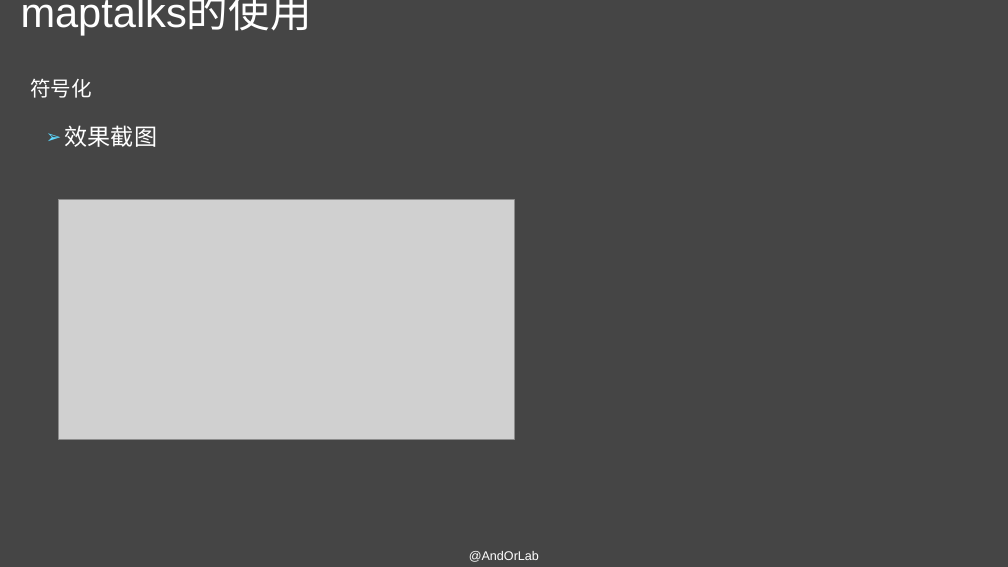
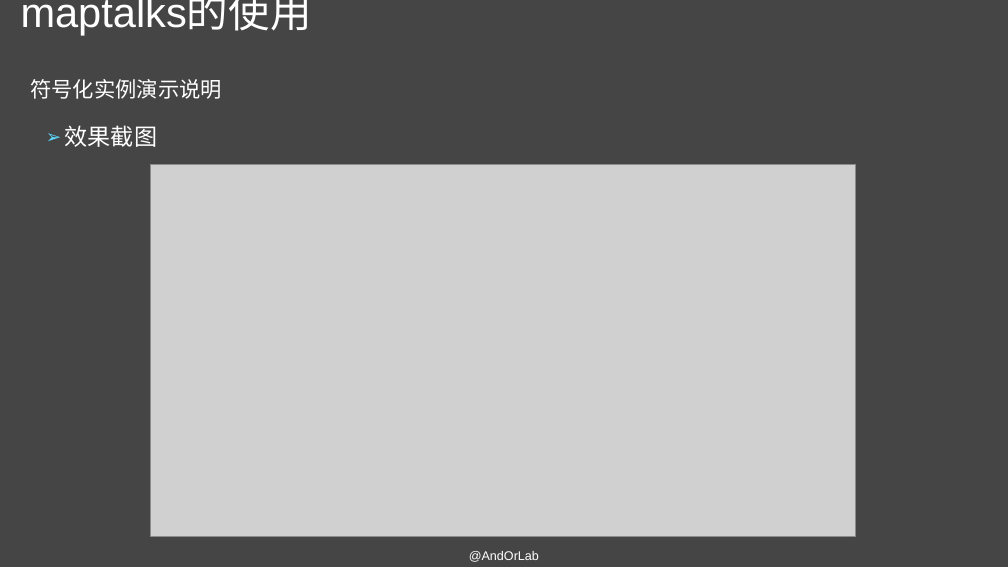
Before and after one commit to AndorLab/TodoList, a slide deck: slide 18 of contents/2018-11-14-杜秀秀/maptalks使用基础.pptx (slide 19 before the commit). Drawn at 1008x567 pixels with LibreOffice and Linux fonts; fonts in the diff are those of the drawing; grey boxes stand for pictures. Boxes give left, top, right and bottom in pixels: in the first picture for what was removed or moved away, otherwise in the second. Text is boxed around its words. In the diff, an @@ line names an element or a change of style, - is before the commit and + after.

Commit message:
maptlks使用基础PPT v2.0

```diff
--- a/contents/2018-11-14-杜秀秀/maptalks使用基础.pptx
+++ b/contents/2018-11-14-杜秀秀/maptalks使用基础.pptx
@@ text at bbox=[30, 79, 222, 99]: text changed; size 19.6 to 20.3 pt @@
-符号化
+符号化实例演示说明
@@ picture: place and size @@
-picture at bbox=[59, 200, 514, 440]
+picture at bbox=[150, 164, 855, 536]
```
Also in this commit, not shown: 16 other slides changed, 5 slides added, 3 slides removed.
